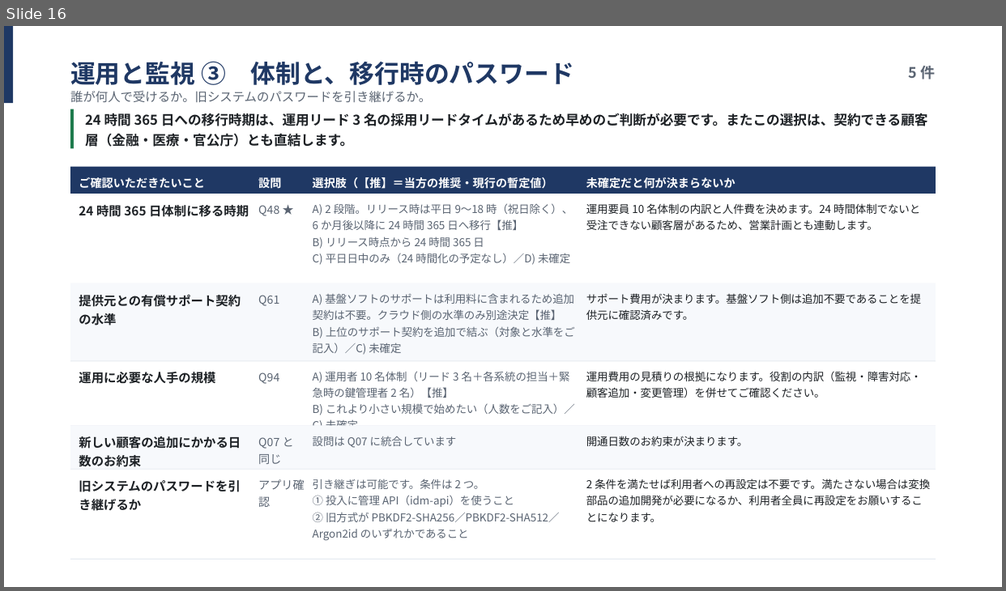
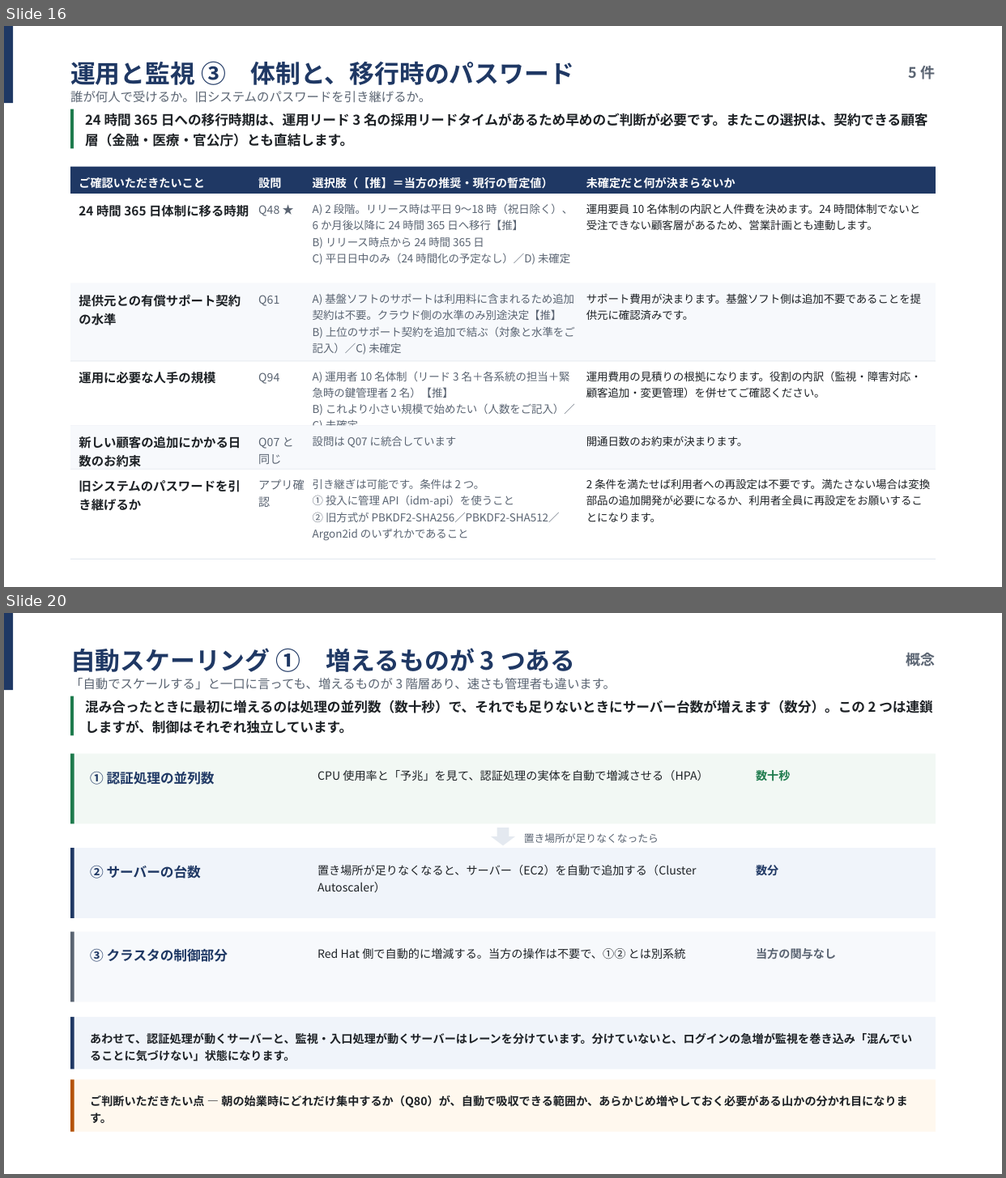
Before and after one commit to suepie/aws-atuh-poc, a slide deck: doc/powerpoint/非機能要件ヒアリング.pptx. Shown one above the other, each under a label of ours: slide 16 before the commit, slides 16 and 20 after it; the slides between them are not shown. The pictures are 1006x591 and 1006x1178 pixels, drawn with LibreOffice and Linux fonts; fonts in the diff are those of the drawing. Boxes give left, top, right and bottom in pixels: in the first picture for what was removed or moved away, otherwise in the second. Text is boxed around its words. In the diff, an @@ line names an element or a change of style, - is before the commit and + after.

```diff
--- a/doc/powerpoint/非機能要件ヒアリング.pptx
+++ b/doc/powerpoint/非機能要件ヒアリング.pptx
@@ slide 20 added at (x1=4, y1=613, x2=1002, y2=1174), background #FFFFFF @@
@@ rectangle added at (x1=4, y1=613, x2=13, y2=690), fill #1F3864 @@
@@ text added at (x1=70, y1=648, x2=575, y2=672), 24 pt, text #1F3864, bold @@
+自動スケーリング ① 増えるものが 3 つある
@@ text added at (x1=906, y1=653, x2=935, y2=666), 14 pt, text #5A6472, bold @@
+概念
@@ text added at (x1=70, y1=678, x2=616, y2=690), 12 pt, text #5A6472 @@
+「自動でスケールする」と一口に言っても、増えるものが 3 階層あり、速さも管理者も違います。
@@ rectangle added at (x1=70, y1=696, x2=74, y2=736), fill #1E7B4D @@
@@ text added at (x1=85, y1=700, x2=933, y2=734), 13 pt, text #1D2125, bold @@
+混み合ったときに最初に増えるのは処理の並列数（数十秒）で、それでも足りないときにサーバー台数が増えます（数分）。この 2 つは連鎖しますが、制御はそれぞれ独立しています。
@@ rectangle added at (x1=70, y1=754, x2=936, y2=824), fill #F2F8F4 @@
@@ rectangle added at (x1=70, y1=754, x2=74, y2=824), fill #1E7B4D @@
@@ text added at (x1=90, y1=772, x2=215, y2=785), 13 pt, text #1F3864, bold @@
+① 認証処理の並列数
@@ text added at (x1=317, y1=770, x2=708, y2=781), 11 pt, text #1D2125 @@
+CPU 使用率と「予兆」を見て、認証処理の実体を自動で増減させる（HPA）
@@ text added at (x1=756, y1=770, x2=790, y2=781), 11 pt, text #1E7B4D, bold @@
+数十秒
@@ down arrow added at (x1=492, y1=828, x2=515, y2=845), fill #E4E9F0 @@
@@ rectangle added at (x1=70, y1=848, x2=936, y2=918), fill #F0F4FA @@
@@ rectangle added at (x1=70, y1=848, x2=74, y2=918), fill #1F3864 @@
@@ text added at (x1=524, y1=833, x2=658, y2=843), 10 pt, text #5A6472 @@
+置き場所が足りなくなったら
@@ text added at (x1=90, y1=865, x2=201, y2=879), 13 pt, text #1F3864, bold @@
+② サーバーの台数
@@ text added at (x1=317, y1=865, x2=697, y2=892), 11 pt, text #1D2125 @@
+置き場所が足りなくなると、サーバー（EC2）を自動で追加する（Cluster Autoscaler）
@@ text added at (x1=756, y1=865, x2=778, y2=875), 11 pt, text #1F3864, bold @@
+数分
@@ rectangle added at (x1=70, y1=932, x2=936, y2=1003), fill #F7F9FC @@
@@ rectangle added at (x1=70, y1=932, x2=74, y2=1003), fill #5A6472 @@
@@ text added at (x1=90, y1=948, x2=228, y2=962), 13 pt, text #1F3864, bold @@
+③ クラスタの制御部分
@@ text added at (x1=317, y1=948, x2=686, y2=960), 11 pt, text #1D2125 @@
+Red Hat 側で自動的に増減する。当方の操作は不要で、①② とは別系統
@@ text added at (x1=756, y1=948, x2=836, y2=960), 11 pt, text #5A6472, bold @@
+当方の関与なし
@@ rectangle added at (x1=70, y1=1017, x2=936, y2=1070), fill #F0F4FA @@
@@ rectangle added at (x1=70, y1=1017, x2=74, y2=1070), fill #1F3864 @@
@@ text added at (x1=90, y1=1033, x2=912, y2=1062), 11 pt, text #1D2125, bold @@
+あわせて、認証処理が動くサーバーと、監視・入口処理が動くサーバーはレーンを分けています。分けていないと、ログインの急増が監視を巻き込み「混んでいることに気づけない」状態になります。
@@ rectangle added at (x1=70, y1=1080, x2=936, y2=1132), fill #FFF8EE @@
@@ rectangle added at (x1=70, y1=1080, x2=74, y2=1132), fill #B45309 @@
@@ text added at (x1=90, y1=1096, x2=907, y2=1123), 11 pt, text #1D2125, bold @@
+ご判断いただきたい点 — 朝の始業時にどれだけ集中するか（Q80）が、自動で吸収できる範囲か、あらかじめ増やしておく必要がある山かの分かれ目になります。
```
Also in this commit, not shown: 1 slide changed, 12 other slides added, 2 other files.
